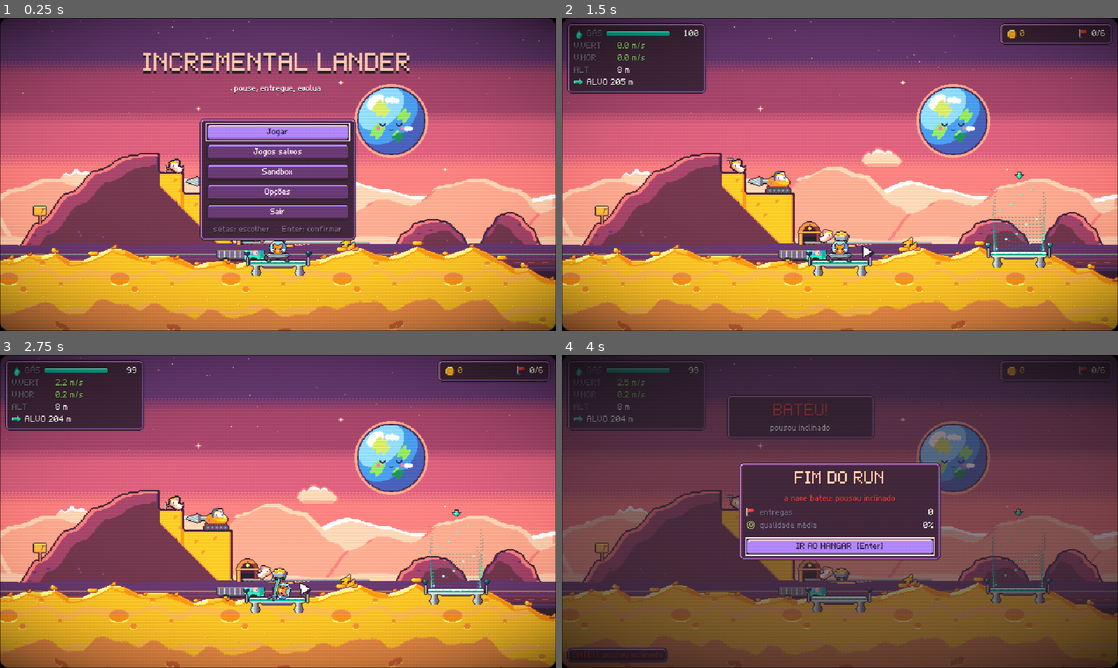
Above: before the commit, frames 1-4 (two rows, left to right).
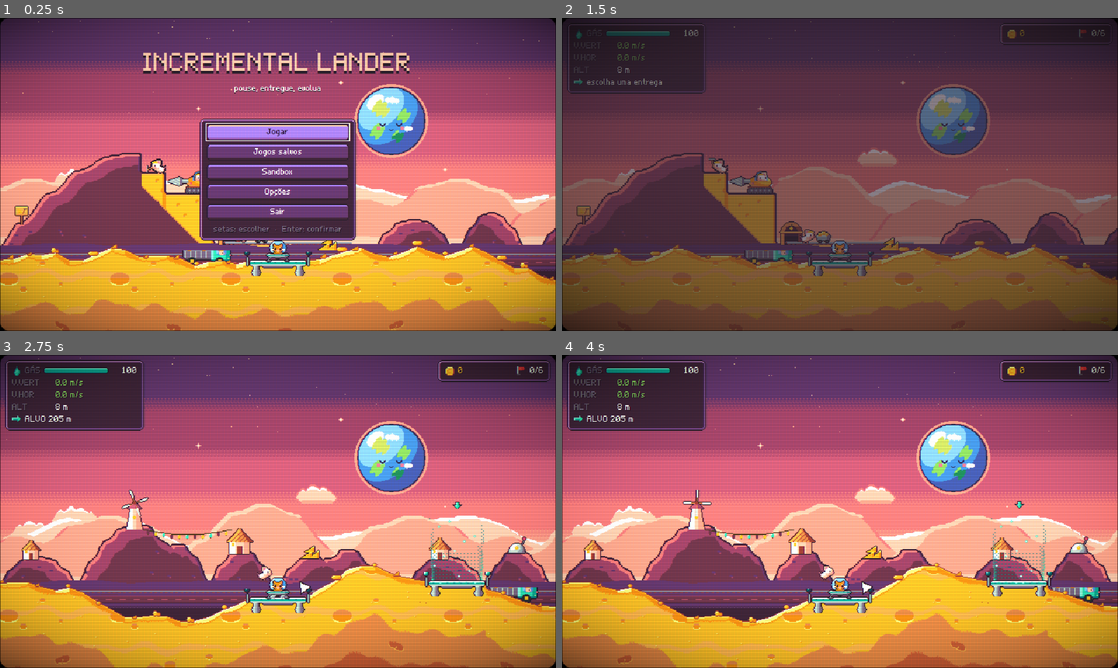
Above: after the commit, the same moments.

Repository: valdersonjr/incremental-lander
Game: Godot game, scene res://game/main.tscn
Same seed, same stepped clock (60 frames per second), same inputs: the game is played once before the commit and once after it.
Inputs (mouse positions are in pixels of both pictures, inside the frame that each line leads up to):
- Up to frame 1 (0.25 s): no input
- Up to frame 2 (1.5 s): click "Jogar" at 0.5 s; click (806, 71) at 1.27 s
- Up to frame 3 (2.75 s): tap Enter (confirm) at 2 s; move the mouse to (400, 495) at 2.02 s; hold D (rotate_right) from 2.03 s (still down); hold Enter (confirm) from 2.03 s (still down); click (400, 495) at 2.17 s; tap Space at 2.27 s
- Up to frame 4 (4 s): release D (rotate_right) at 2.75 s; release Enter (confirm) at 2.75 s; drag from (728, 527) to (812, 574) at 2.77 s; move the mouse to (895, 442) at 3.52 s; hold D (rotate_right) from 3.53 s (still down); hold S (stabilize) from 3.53 s (still down); click (895, 442) at 3.67 s

The runs differ from the first frame. In frame 1, 8.3% of the frame differs, in the area x 0-100%, y 43-83%; in frame 2, 93%, in the area x 0-100%, y 0-100%; in frame 3, 24%; in frame 4, 93%.

Commit message:
Cada missão no seu mapa, com a nave descendo do céu
Ao escolher um pedido a tela escurece, nasce um mapa novo (seed por entrega) com a
partida em x=0 e a nave desce do céu até a plataforma, sem gastar gás; só decola depois
de tocar. O táxi continua no mesmo mapa nos dois trechos. O fundo mostra outro trecho a
cada mapa. Teste de integração novo (mission_map_flow).

Co-Authored-By: Claude Opus 5.5 <noreply@anthropic.com>
Claude-Session: https://claude.ai/code/session_01JhKCi9Us7j2H5LJGQ5fDNT

Diff:
--- a/data/world.json
+++ b/data/world.json
@@ -277,6 +277,12 @@
     "turbo_mult": 2.0
   },
   "missions": {
+    "arrival": {
+      "notes": "v15 (2026-10-06): cada missao tem o seu mapa. Entre missoes a tela escurece (fade_s, ida e volta) e a nave aparece height_px acima da plataforma de partida e desce em seconds (sem gastar gas; so decola depois de tocar).",
+      "height_px": 90.0,
+      "seconds": 1.1,
+      "fade_s": 0.25
+    },
     "notes": "Fisica das missoes (v12, 2026-10-06; pagamento/estrelas em economy.json contracts.missions). Listas = est …(679 unchanged characters)…
     "soft": {
       "vy_frac": [
--- a/game/flight/flight.gd
+++ b/game/flight/flight.gd
@@ -1,5 +1,7 @@
-## Cena de voo: terreno + lander + camera. Encadeia entregas: set_target() cria a proxima plataforma a partir
-## da atual e estende o terreno. Devolve cada entrega por sinal; nao acessa GameState (godot-dev).
+## Cena de voo: terreno + lander + camera. Cada missao tem o seu mapa (v15): begin_mission() gera um terreno novo
+## (seed da missao) com a plataforma de partida em x=0, cria o alvo e faz a nave descer do ceu ate a partida.
+## set_target() cria a proxima plataforma a partir da atual no MESMO mapa (2o trecho do taxi) e estende o terreno.
+## Devolve cada entrega por sinal; nao acessa GameState (godot-dev).
 class_name Flight
 extends Node2D
 
@@ -51,6 +53,7 @@
 var _demo := false
 var _lift_y := 0.0                                 # camera olhando para cima perto do chao (px; sem o tremor)
 var _shake := 0.0                                  # trauma do tremor de tela (0..1; world.json > camera)
+var _bg_origin := 0.0                              # deslocamento do cenario de fundo (px): cada mapa mostra um trecho
 
 @onready var lander: Lander = %Lander
 @onready var terrain: Terrain = %Terrain
@@ -83,7 +86,7 @@
 	_shake = maxf(_shake - float(cam["shake_decay"]) * delta, 0.0)
 	var amp := _shake * _shake * float(cam["shake_px"]) if GameState.shake_enabled() else 0.0
 	camera.offset = Vector2(roundf(randf_range(-amp, amp)), _lift_y + roundf(randf_range(-amp, amp)))
-	backdrop.follow(camera.get_screen_center_position())
+	backdrop.follow(camera.get_screen_center_position() + Vector2(_bg_origin, 0.0))
 
 
 ## Tremor de tela (somado; 1 = batida). Desligavel nas opcoes.
@@ -101,18 +104,38 @@
 func start(p_planet_id: String, seed_value: int, p_stats: Dictionary, demo: bool) -> void:
 	planet_id = p_planet_id
 	stats = p_stats
+	_demo = demo
+	_reset_map(seed_value)
+	_rebuild_terrain()
+	lander.setup(stats, _planet_spec(planet_id), terrain.pads)
+	lander.ridge = terrain.ridge
+	lander.visible = true
+	lander.can_takeoff = false
+	_place_on_start_pad()
+
+
+## Missao nova num mapa proprio (seed_value): terreno novo com a partida em x=0, alvo como em set_target e a nave
+## descendo do ceu ate a partida (world.json > missions.arrival; sem gastar gas). O gas do lander continua o mesmo.
+func begin_mission(seed_value: int, distance_m: float, tier: String = "normal", dir: int = 1,
+		p_mission: Dictionary = {}, stage: int = 0) -> void:
+	_reset_map(seed_value)
+	set_target(distance_m, tier, dir, p_mission, stage)
+	_place_on_start_pad()
+	_arrive()
+
+
+func _reset_map(seed_value: int) -> void:
 	_seed = seed_value
-	_demo = demo
+	_bg_origin = float(posmod(seed_value, 997)) * 37.0          # trecho do fundo de cada mapa (mesma seed = mesmo)
 	_pad_positions_m = [0.0]
 	_pad_tiers = []
 	_extend = Vector2.ZERO
 	current_pad_id = 0
 	target_pad_id = -1
-	_rebuild_terrain()
-	lander.setup(stats, _planet_spec(planet_id), terrain.pads)
-	lander.ridge = terrain.ridge
-	lander.visible = true
-	lander.can_takeoff = false
+
+
+## Nave parada na plataforma de partida (pads[0]) com a camera ja enquadrada.
+func _place_on_start_pad() -> void:
 	var start_pad: Dictionary = terrain.pads[0]
 	var feet := WorldConfig.m_to_px(float(WorldConfig.load_config()["lander"]["feet_offset_m"]))
 	lander.global_position = Vector2(float(start_pad["x"]), float(start_pad["y"]) - feet - 0.5)
@@ -125,6 +148,28 @@
 	camera.reset_smoothing()
 	camera.force_update_scroll()                              # ja no 1o quadro com o enquadramento certo
 	backdrop.setup(planet_id, camera.global_position.y + camera.offset.y)
+
+
+## Chegada: a nave aparece arrival.height_px acima da partida e desce com a chama acesa (estado LANDED: sem fisica e
+## sem gas); so pode decolar quando tocar a plataforma.
+func _arrive() -> void:
+	var cfg: Dictionary = WorldConfig.load_config()["missions"]["arrival"]
+	var end_pos := lander.global_position
+	lander.can_takeoff = false
+	lander.arriving = true
+	lander.global_position = end_pos - Vector2(0.0, float(cfg["height_px"]))
+	lander.reset_physics_interpolation()
+	camera.global_position = lander.global_position
+	camera.reset_smoothing()
+	var tw := create_tween().set_process_mode(Tween.TWEEN_PROCESS_PHYSICS)
+	tw.tween_property(lander, "global_position", end_pos, float(cfg["seconds"])) \
+			.set_trans(Tween.TRANS_QUAD).set_ease(Tween.EASE_OUT)
+	tw.tween_callback(func() -> void:
+		lander.arriving = false
+		lander.can_takeoff = true
+		if lander.autopilot != null:                       # o piloto do demo viu a descida: recomeça decolando
+			lander.autopilot.mode = "takeoff"
+		_spawn_fx(DUST_FRAMES, &"puff", Vector2(end_pos.x - 24.0, float(terrain.pads[0]["y"]) - 15.0), false))
 
 
 ## Define a proxima entrega: plataforma do tipo tier (normal/narrow/tight) a distance_m da atual, para o lado dir
@@ -174,18 +219,6 @@
 			break
 		x += float(dir) * float(routes.get("nudge_m", 60.0))
 	return x
-
-
-## Ponto do chao (coordenadas da tela) onde nasceria a plataforma de um pedido a distance_m da atual (lado dir).
-## Alem do terreno ja gerado, usa a altura da plataforma atual. Usado pelo painel de pedidos (pinos no mundo).
-func offer_ground_screen(distance_m: float, dir: int = 1) -> Vector2:
-	var pad: Dictionary = terrain.pads[current_pad_id]
-	var x := WorldConfig.m_to_px(target_position_m(distance_m, dir))
-	var y := float(pad["y"])
-	var r := terrain.ridge
-	if r.size() > 1 and x >= r[0].x and x <= r[r.size() - 1].x:
-		y = TerrainGen.height_at(r, x)
-	return get_viewport().get_canvas_transform() * Vector2(x, y)
 
 
 ## Plataforma alvo atual (ou a atual, se nao ha alvo).
--- a/game/flight/lander.gd
+++ b/game/flight/lander.gd
@@ -24,6 +24,7 @@
 var turbo_on := false                   # Turbo (habilidade) ligado neste passo
 var load_div := 1.0                     # missao Pesada: o motor rende thrust / load_div (EconMath.mission_thrust_div)
 var can_takeoff := true                 # falso enquanto nao ha entrega escolhida
+var arriving := false                   # descendo do ceu ate a partida (Flight._arrive): chama acesa, sem fisica
 var flight_time_m := 0.0                # segundos do modelo desde a decolagem
 var gas_at_takeoff := 0.0
 
@@ -83,7 +84,7 @@
 			gas_at_takeoff = gas
 			took_off.emit()
 		else:
-			thrusting = false
+			thrusting = arriving
 			queue_redraw()
 			return
 	rotation += float(controls["rotate"]) * float(cfg["rotate_speed"]) * delta
--- a/game/main.gd
+++ b/game/main.gd
@@ -19,6 +19,7 @@
 var _hud: Hud = null
 var _offers: OfferPanel = null
 var _summary: RunSummary = null
+var _fade: ColorRect = null                # tela escura entre missoes (cada missao tem o seu mapa)
 var _hangar: Hangar = null
 var _title: TitleScreen = null
 var _pause: PauseMenu = null
@@ -208,13 +209,14 @@
 
 func _clear_run() -> void:
 	_run_active = false
-	for n: Node in [_flight, _hud, _offers, _summary]:
+	for n: Node in [_flight, _hud, _offers, _summary, _fade]:
 		if n != null:
 			n.queue_free()
 	_flight = null
 	_hud = null
 	_offers = null
 	_summary = null
+	_fade = null
 
 
 func _start_run() -> void:
@@ -232,6 +234,12 @@
 	_gui.add_child(_hud)
 	_offers = OFFER_SCENE.instantiate()
 	_gui.add_child(_offers)
+	_fade = ColorRect.new()
+	_fade.color = UiKit.color("ink")
+	_fade.modulate.a = 0.0
+	_fade.mouse_filter = Control.MOUSE_FILTER_IGNORE
+	_fade.set_anchors_and_offsets_preset(Control.PRESET_FULL_RECT)
+	_gui.add_child(_fade)
 	_summary = SUMMARY_SCENE.instantiate()
 	_gui.add_child(_summary)
 	_summary.visible = false
@@ -280,12 +288,22 @@
 	var d := _run.take_offer(index)
 	_offers.visible = false
 	var m := _run.taken_mission
+	# cada missao tem o seu mapa: a tela escurece, o mapa novo nasce e a nave desce do ceu ate a partida
+	var fade_s := float(WorldConfig.load_config()["missions"]["arrival"]["fade_s"])
+	var flight := _flight
+	var tw := _fade.create_tween()
+	tw.tween_property(_fade, "modulate:a", 1.0, fade_s)
+	await tw.finished
+	if flight != _flight or _run == null:                      # o run acabou/recomecou durante a tela escura
+		return
+	var seed_value := hash([_run_seed, _run.deliveries.size()])
 	if EconMath.mission_leg2(m) > 0.0:                         # taxi: 1o trecho ate a plataforma de busca
 		var tiers: Array = WorldConfig.load_config()["missions"]["passenger"]["pickup_tier"]
 		var pickup: String = tiers[clampi(EconMath.mission_has(m, "passenger"), 1, tiers.size()) - 1]
-		_flight.set_target(d, pickup, _run.taken_dir, m, 1)
+		_flight.begin_mission(seed_value, d, pickup, _run.taken_dir, m, 1)
 	else:
-		_flight.set_target(d, _run.taken_tier, _run.taken_dir, m)
+		_flight.begin_mission(seed_value, d, _run.taken_tier, _run.taken_dir, m)
+	_fade.create_tween().tween_property(_fade, "modulate:a", 0.0, fade_s)
 
 
 func _on_end_requested() -> void:
--- a/tests/integration/controls_test.gd
+++ b/tests/integration/controls_test.gd
@@ -84,6 +84,8 @@
 				_step = 2
 				_frames = 0
 		2:
+			if not l.can_takeoff:                              # tela escura + nave descendo do céu (mapa da missão)
+				_frames = 0
 			if _frames == 5:
 				_key(KEY_W, true)
 			if _frames > 40:
--- /dev/null
+++ b/tests/integration/mission_map_flow.gd
@@ -0,0 +1,52 @@
+## Teste de integracao: cada missao no seu mapa (v15). begin_mission gera um terreno novo (seed da missao) com a
+## partida em x=0 e o alvo na distancia pedida; mesma seed = mesmo mapa; a nave desce do ceu sem gastar gas e so pode
+## decolar depois de tocar a partida. Imprime MISSION_MAP_FLOW_TEST OK.
+extends Node
+
+const FLIGHT := preload("res://game/flight/flight.tscn")
+
+var _flight: Flight
+var _f := 0
+var _ok := true
+var _log: Array[String] = []
+var _gas0 := 0.0
+var _ridge_a := PackedVector2Array()
+
+
+func _ready() -> void:
+	Telemetry.enabled = false
+	WorldConfig.register_input()
+	_flight = FLIGHT.instantiate()
+	add_child(_flight)
+	_flight.start("luna", 7, EconMath.ship_stats({}), false)
+	_gas0 = _flight.lander.gas
+	_flight.begin_mission(101, 900.0, "narrow", 1)
+	_ridge_a = _flight.terrain.ridge.duplicate()
+
+
+func _check(what: String, cond: bool) -> void:
+	if not cond:
+		_log.append(what)
+	_ok = _ok and cond
+
+
+func _physics_process(_d: float) -> void:
+	_f += 1
+	var l := _flight.lander
+	var start: Dictionary = _flight.terrain.pads[0]
+	match _f:
+		2:
+			_check("partida_em_x0", absf(float(start["x"])) < 0.5)
+			_check("alvo_na_distancia", absf(_flight.target_pad()["x"] - WorldConfig.m_to_px(900.0)) < 1.0)
+			_check("descendo", l.arriving and not l.can_takeoff and l.global_position.y < float(start["y"]) - 40.0)
+		120:
+			_check("pousou_na_partida", not l.arriving and l.can_takeoff and l.state == Lander.State.LANDED)
+			_check("sem_gastar_gas", absf(l.gas - _gas0) < 0.001)
+			_flight.begin_mission(202, 900.0, "narrow", 1)
+			_check("outro_mapa", _flight.terrain.ridge != _ridge_a)
+			_flight.begin_mission(101, 900.0, "narrow", 1)
+			_check("mesma_seed_mesmo_mapa", _flight.terrain.ridge == _ridge_a)
+		121:
+			print("MISSION_MAP_FLOW_LOG ", ", ".join(_log))
+			print("MISSION_MAP_FLOW_TEST ", "OK" if _ok else "FALHOU " + ", ".join(_log))
+			get_tree().quit()
--- /dev/null
+++ b/tests/integration/mission_map_flow.tscn
@@ -0,0 +1,6 @@
+[gd_scene format=3]
+
+[ext_resource type="Script" path="res://tests/integration/mission_map_flow.gd" id="1_map"]
+
+[node name="MissionMapFlow" type="Node"]
+script = ExtResource("1_map")
Not shown, added: tests/integration/mission_map_flow.gd.uid
Not shown, changed: docs/ARCHITECTURE.md
Not shown, changed: docs/HANDOFF.md
Not shown, changed: docs/ROADMAP.md
